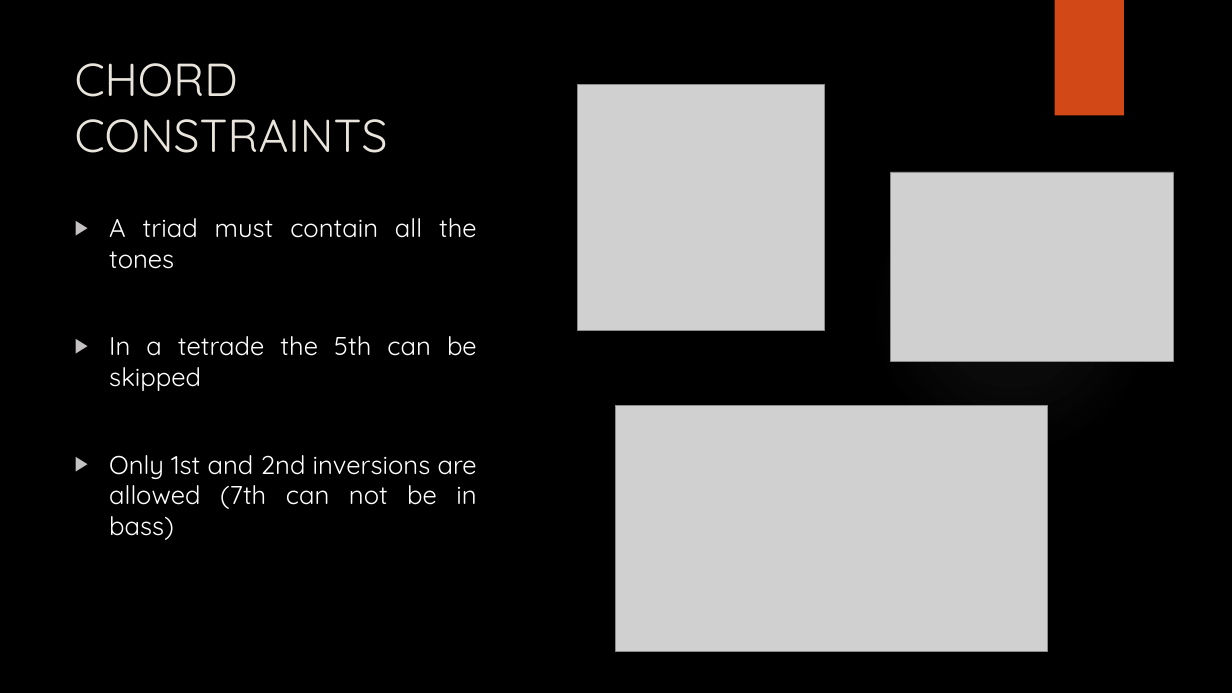
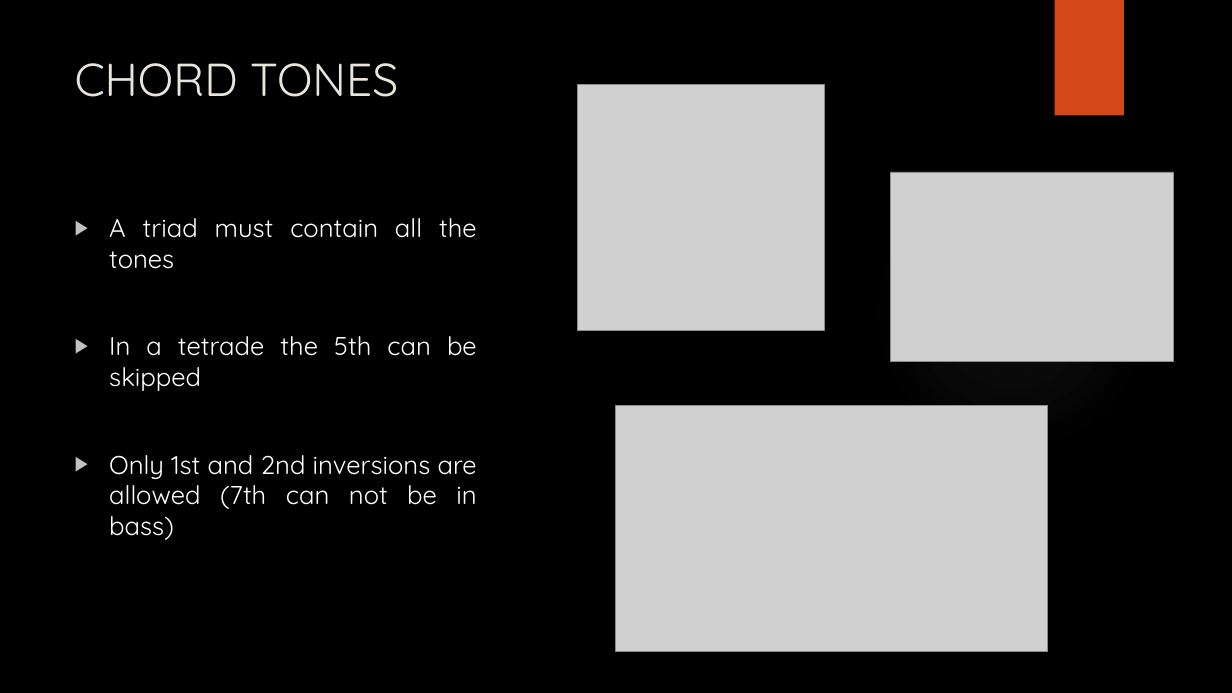
Before and after one commit to korpsvart/TabMaker, a slide deck: slide 7 of TabMaker.pptx (slide 6 before the commit). Drawn at 1232x693 pixels with LibreOffice and Linux fonts; fonts in the diff are those of the drawing; grey boxes stand for pictures; background and template pictures are left out. Boxes give left, top, right and bottom in pixels: in the first picture for what was removed or moved away, otherwise in the second. Text is boxed around its words. In the diff, an @@ line names an element or a change of style, - is before the commit and + after.

```diff
--- a/TabMaker.pptx
+++ b/TabMaker.pptx
@@ title at (75, 63, 398, 97): text changed @@
-CHORD CONSTRAINTS
+CHORD TONES
```
Also in this commit, not shown: 6 other slides changed, 2 slides added, 1 slide removed, 1 other file.
